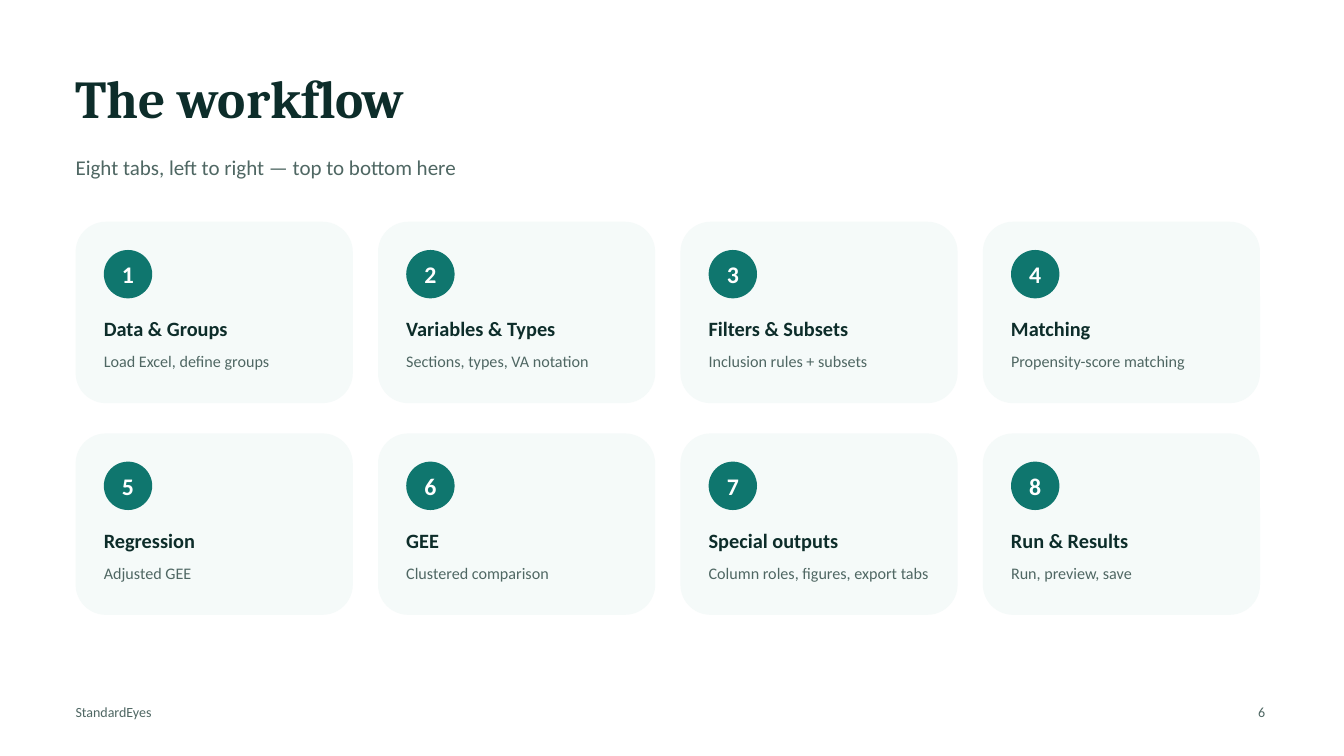
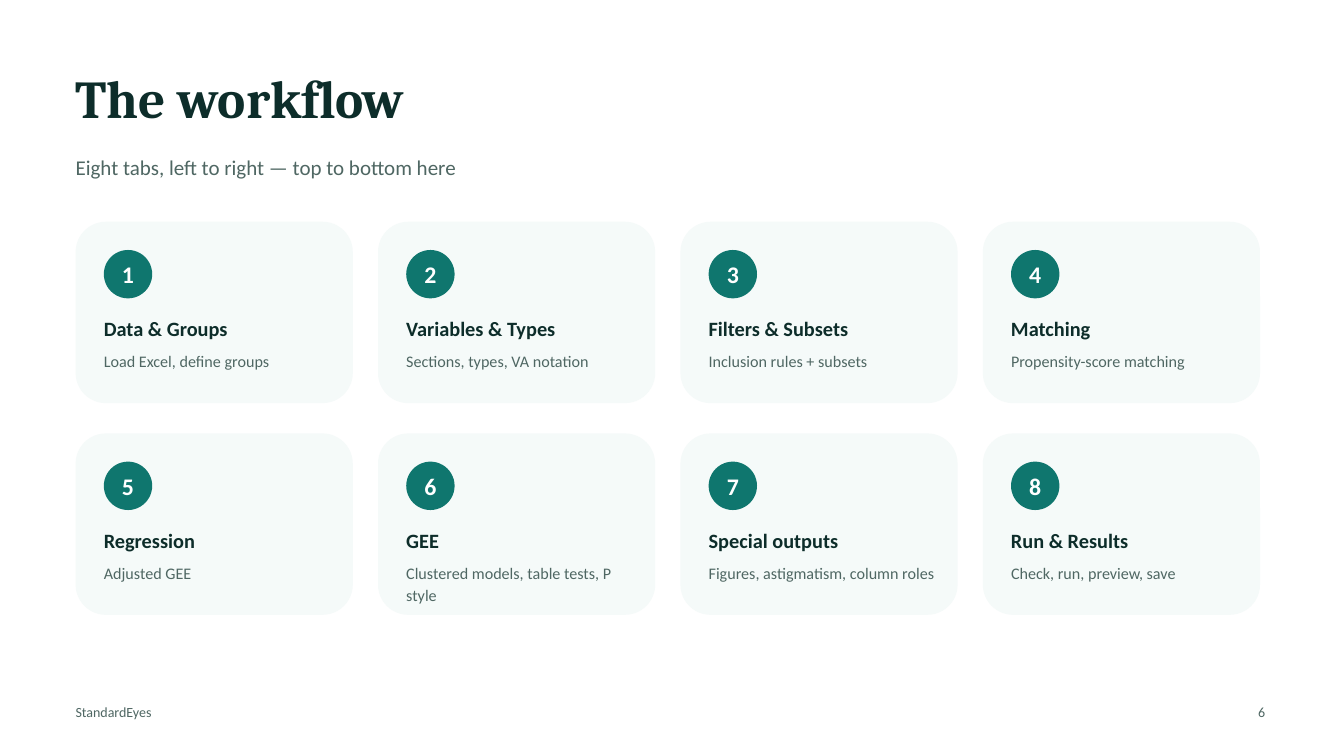
Before and after one commit to StandardEyes/standardeyes.github.io, a slide deck: slide 6 of User Manual - StandardEyes.pptx. Drawn at 1344x756 pixels with LibreOffice and Linux fonts; fonts in the diff are those of the drawing. Boxes give left, top, right and bottom in pixels: in the first picture for what was removed or moved away, otherwise in the second. Text is boxed around its words. In the diff, an @@ line names an element or a change of style, - is before the commit and + after.

```diff
--- a/User Manual - StandardEyes.pptx
+++ b/User Manual - StandardEyes.pptx
@@ text at bbox=[406, 568, 611, 604]: text changed @@
-Clustered comparison
+Clustered models, table tests, P style
@@ text at bbox=[709, 568, 934, 582]: text changed @@
-Column roles, figures, export tabs
+Figures, astigmatism, column roles
@@ text at bbox=[1011, 568, 1176, 582]: text changed @@
-Run, preview, save
+Check, run, preview, save
```
Also in this commit, not shown: 9 other slides changed, 1 slide added.
